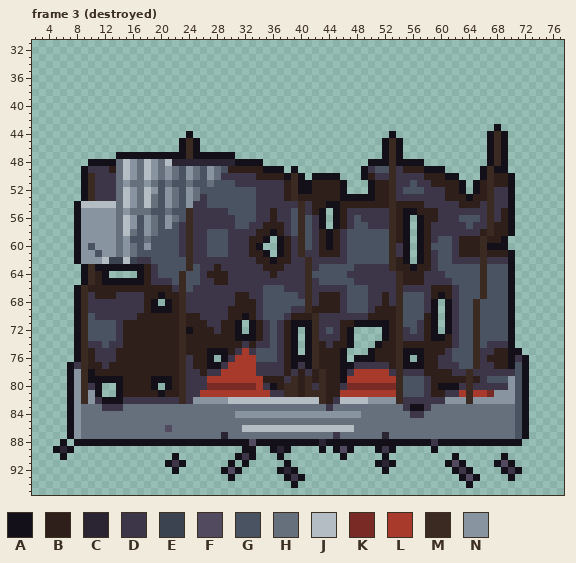
A pixel-art file gets an edit: art/structures/town_temple.aseprite. The picture above was drawn from the file before the commit.
80x96 pixels, 4 frames. Colours within 5 levels of each other are drawn and written as one. Shown: frame 3 (destroyed): x 2..77, y 31..95. The commit also changed other frames, which this record leaves out.
Palette (. is transparent): A #14101a  B #2e1f1a  C #2a2433  D #3d3548  E #3b4250  F #524a5e  G #4a5361  H #66707d  J #b4bcc4  K #7a2a24  L #a83a2c  M #3b2a22  N #8994a1
Pixels before, frame 3 (destroyed) (only the part around the change), first column x 2:
36 ............................................................................
37 ............................................................................
38 ............................................................................
39 ............................................................................
40 ............................................................................
41 ............................................................................
42 ............................................................................
43 ..................................................................A.........
44 ......................A............................A.............AMA........
45 .....................AMA..........................AMA............AMA........
46 .....................AMA..........................AMA............AMA........
47 ............AAAAAAAAAAMAAAAAA.....................AMA............AMA........
48 ........AAAAHJNHJNHJCCCCCCCCCAAAA...............AAAMAAAA.........AMA........
49 .......ADDDBHJNHJNHNHGNHGNHGBBBBBAAA.A.........ADGGMDBBBAAA.....AMAA........
50 .......AMDDDHJNHJNHNHGNHGNHDDDDDBBBBAMA.AAAA...ABDDMDDDDBBBAA...AMBBA.......
51 .......AMDDDHNHHNHGHGGHGGHGGGDDDDDDDBMAABBBBA...ABBMDDGDDBBBBA.ABMBBA.......
52 .......AMDDDHJNHJNGNHGNHGGGGGGGGDDDDBMAABBBBA...ABBMDGGGDDDBBA.ABMDDA.......
53 .......AMDDDHJNHJHGNHGNHDGGGGGGGDDDDBMBBBBBBAAAAABBMDDDDDDDBBBABBMDDA.......
54 ......AJJJJJHJNHJHGNHGNDDGGGGGGGDDDDDDMDBBAABBBBBBBMBBBBDDDDDBBBDMDDA.......
55 ......ANNNNNHNHHHGGHGGMDDDDDGGGGDDBDDGMDBA.ABDDDDDDMBAABBBDDDDDDDMDBA.......
56 ......ANNNNNHJNGNHGNHGMDDDDDDGGGDDBDDGMGDA.ABDGDDDDMBA.ABBDDDGGGDMDBA.......
57 ......ANNNNNHJNGNHGNGDMDDDDDDGGDDBBBDGMGDA.ABDGGDDDMBA.ABDDDDDGDDMBBA.......
58 ......ANNNNNHJHGNHGGGDMDDGGGDDDDBBABDGMGDBABDGGGGGGMBA.ABDDDDDDDBMBBA.......
59 ......ANNNNNHNGGHGGGGDMDDGGGDDDBBA.ABDMGDBABDGGGGGGMBA.ABDGGDBBBMBBA........
60 ......ANGNNNHNHGNGGGGDMDDGGGDDDBA..ABDMGDBABDGGGGGGMDA.ABGGGDBBBMAAA........
61 ......ANNGNNHNHGGGGGGDMDDGGGDDDBBA.ABDMDDBBBDGGGGGGMDA.ABDGGDBBBMBBBA.......
62 ......ANNNJEEJEDDGGGGGMDDDDDDDDDBBABBDDMDDDDDGGGGGGMBA.ABDGGDDDDMDDDA.......
63 .......AMAAAAAAABDGGGGMGDDBDDDDDDBBBDDDMDGGGGGDDDDDMBBABBDGGGGGGMGGGA.......
64 .......AMBA....ABDGGGMGGDBBBDDDDDDBDDDDMGGGGGDDDDDDDMBBBDDDGGGGGMGGGA.......
65 .......AMBAAAAAABDDDGMGGDDBBDDDDDDDDDDDMDGGGGGDDDDDDMBBBDDDDGGGGMGGGA.......
66 ......AMBBBBBBBBBBBBDMGDDDDDDDDDDGGGDDDMDDDDDGGGDDDDMDDDDBBBDGGGMGGGA.......
67 ......AMDBBBDDDDBBABBMDDDDDDDBBDDGGGGGDMDBBBDGGGDDBDMGGGDBABDGGGMGGGA.......
68 ......AMDDDDDDDDBA.ABMDDDDDDDBBBDGGGGGGMDBBBDGGGDDBDMGGGDA.ADGGMGGGGA.......
69 ......AMDDDDDDDDBAAABMDDDDDDBBBBDGGGGDDMBBBBDGGGDBBBMGGGDA.ADGGMGGGGA.......
70 ......AMGDDDDDDBBBBBBMBBDDDDBBABDGGGDBBBMDDDDDDDBBBBMGGGBA.ADGGMGGGGA.......
71 ......AMGGGGDBBBBBBBBMBBBDDBBA.ABDGDBAAAMDDDBBAAAAABMGGDBA.ADGGMGGGGA.......
72 ......AMGGGGDBBBBBBBBMABBBDBBA.ABDGDBA.AMDGDBA....ABMDGDBA.ADGGMGGGGA.......
73 ......AMGGGGDBBBBBBBBMBBBBBBBAAABDGDBA.AMDDDBA....ABMDDDBAABDGGMGGGGA.......
74 ......AMDDGDDBBBBBBBBMBBBBBBBBDBDDGDBA.AMBDBBA...ABBMBBBBBBBDGGMGDDDA.......
75 ......AMBDDDBBBBBBBBBMBBBAAABDLDGGGDBA.AMBBBA...ABBBMAAABBBDGGGMDDBBAA......
76 ......AMBDDDBBBBBBBBBMDBBA.ADLLLGGGDBAAAMBBBA.AAABBBMA.ABBDDGGGMDBBBADA.....
77 .....ADMBBDBBBBBBBBBBMDBBAADLLLLDDDDBADAMBBBAADDDDDBMAAABBDDDGGMDDBBAGA.....
78 .....ANMABBBBBBBBBBBBMDDBDDLLLLLDDDDBDBDBMBBADLLLLLDMDDDBBBBDDMDDDDDDGA.....
79 .....ANMAAAAABBBBAAABMDDDLLLLLLLLBBBDMBMBMBBALLLLLLLMGGGDBBBBBMBDGGGNGA.....
80 .....ANMDA..ABBBBA.ABMDDDKKKKKKKLDABMMBMDMBBDKKKKKKKMGGGDBAAADMDDDDDNGA.....
81 .....ANMNA..ABBBBBABBMDDLLLLLLLLLLDDMMBMMMBBLLLLLLLLMGGGDBBDDLMLLKNNNGA.....
82 .....ANMNDAAADDDDDDDDMDNNNNNJJJJJJJJJJJJJMBDJJJJNNNNMDDDDDDNNNMNNNNNNGA.....
83 .....ANHHHDDDHHHHHHHHHHHHHHHHHHHHHHHHHHHHHDHHHHHHHHHHDAADHHHHHHHHHHHHGA.....
84 .....ANHHHHHHHHHHHHHHHHHHHHHHNNNNNNNNNNNNNNNNNNHHHHHHHDDHHHHHHHHHHHHHGA.....
85 .....ANHHHHHHHHHHHHHHHHHHHHHHHHHHHHHHHHHHHHHHHHHHHHHHHHHHHHHHHHHHHHHHGA.....
86 .....ANHHHHHHHHHHHHFHHHHHHHHHHJJJJJJJJJJJJJJJJHHHHHHHHHHHHHHHHHHHHHHHGA.....
87 .....ANHHHHHHHHHHHHHHHHHHHHCHHHHHHHHHHHHHHHDHHHHHHCHHHHHHHHHHHHHHHHHHGA.....
88 ....A.AAAAAAAAAAAAAAAAAAAAAAAAAFAAAAAAAAACAAAAAAAAAAAAAAADAAAAAAAAAAAA......
89 ...ACA........................AA..ACA....A.AFA...ADA.....A..................
90 ....A...............A........ADA...A........A.....A.........A......A........
91 ...................ADA......A.A.....A............ACA.......AFA....AFA.......
92 ....................A......AFA.....ACA............A.........ADA....ADA......
93 ............................A.......ADA......................AFA....A.......
94 .....................................A........................A.............
95 ............................................................................
Once edited:
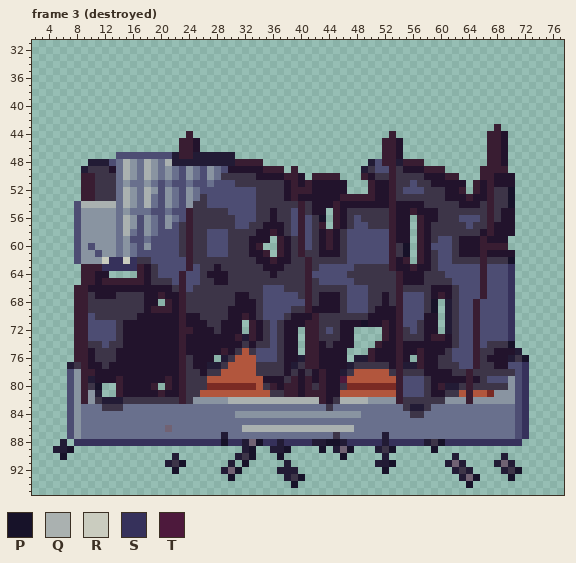
Colours new in this view: P #171229  Q #aab1b0  R #caccbf  S #36315b  T #4d193c
The edit:
colour B: #2e1f1a -> #22132c
colour C: #2a2433 -> #221b35
colour F: #524a5e -> #716273
colour G: #4a5361 -> #4d4d73
colour H: #66707d -> #69708d
colour L: #a83a2c -> #b2563d
colour M: #3b2a22 -> #391d32
Changed rows in their new state; - is a pixel that keeps its letter.
Frame 3 (destroyed):
first column x 5:
43 ---------------------------------------------------------------M----
44 -------------------M----------------------------M-------------M-B---
45 ------------------M-B--------------------------M-B------------M-B---
46 ------------------M-B--------------------------M-B------------M-B---
47 ---------GGGGGGGGCM-CCCCCC---------------------M-B------------M-B---
48 -----CCCG-Q--Q--Q---------MMMM---------------CGM-CMMM---------M-B---
49 ----C-----Q--Q----------------MMM-M---------C--------MMM-----M-MM---
50 ----M-----Q--Q-------------------M-B-MMMM---M-----------MM---M---B--
51 ----M------------------------------BM----B---M------------B-M----B--
52 ----M-----Q--Q---------------------MM----B---M------------M-M----P--
53 ----M-----Q--Q---------------------------MMMMM-------------M-----P--
54 ---GQQQQQ-Q--Q-------------------------BM------------------------P--
55 ---G----------------------------------B-M---------BM-------------B--
56 ---G------Q---------------------------P-M---------B-M------------B--
57 ---G------Q---------------------------M-M---------B-M------------B--
58 ---G------Q--------------------M-------M----------B-M------------B--
59 ---G--------------------------B-M------M----------B-M-----------B---
60 ---G-------------------------M--M------M----------P-M---------MMM---
61 ---G--------------------------M-M-----------------P-M------------B--
62 ---G---RSSRS-------------------M------------------M-M------------P--
63 ----M-MSSSSSM--------------------------------------M-------------S--
64 ----M--B----M----------------------------------------------------S--
65 ----M--MMMMMM----------------------------------------------------S--
66 ---M-------------------------------------------------------------S--
67 ---M-----------M---------------------------------------M---------S--
68 ---M----------B-M-------------------------------------P-C--------S--
69 ---M----------MMM-------------------------------------P-C--------S--
70 ---M-----------------------M--------------------------B-C--------S--
71 ---M----------------------B-M-----BBM------BPBBM------B-C--------S--
72 ---M---------------M------B-M-----B-M-----B----M------B-C--------S--
73 ---M----------------------MCM-----B-M-----B----M------MM---------S--
74 ---M------------------------------B-M-----B---M------------------P--
75 ---M------------------BBM---------B-M----B---M----BBM------------BC-
76 ---M------------------B-C---------BCM----B-CCM----B-M------------C-P
77 --C-------------------CC----------C-M----BC-------CCM------------G-S
78 --G--M-----------------------------------C-------------------------S
79 --G--CBBBM----BBM------------------------T-------------------------S
80 --G---P--M----M-M--------------M-----------------------MCC---------S
81 --G---C--M-----M---------------------------------------------------S
82 --G----CCC---------------QQQQQQQQQQQQQ---QQQQ----------------------S
83 --G------------------------------------------------CC--------------S
84 --G----------------------------------------------------------------S
85 --G----------------------------------------------------------------S
86 --G------------------------QQQQQQQQQQQQQQQQ------------------------S
87 --G----------------------------------------------------------------S
88 -C-SSSSSSSSSSSSSSSSSSSSSPSSC-PSSCSSSSC-PPCSSSSSCSSSSSC-PSSSSSSSSSSS-
89 C-P------------------------CP--C-P----P-C-P---C-P-----P-------------
90 -P---------------C--------C-P---P--------P-----C---------C------C---
91 ----------------C-P------C-P-----C------------C-P-------C-C----C-C--
92 -----------------P------C-P-----C-C------------P---------C-C----C-P-
93 -------------------------P-------C-P----------------------C-P----P--
94 ----------------------------------P------------------------P--------
Where, in picture pixels (left, top, right, bottom), the same in both pictures:
changed: (53, 124, 529, 488)
